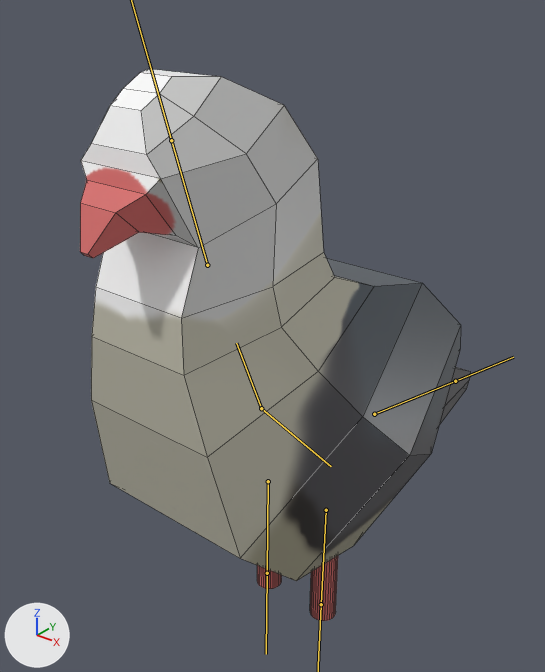
The FBX model Assets/Resources/fbx/pigeon.fbx, before and after one commit.
One viewpoint serves both versions: a 50 mm camera at (4.33, -5.95, 3.23) aimed at (-0.75, 0.4, -0.7). The axes (+X, +Y, +Z) are drawn at lower left. The lights are the same throughout. The bones that bend it are drawn over the model as lines. Mesh edges are drawn as thin lines.
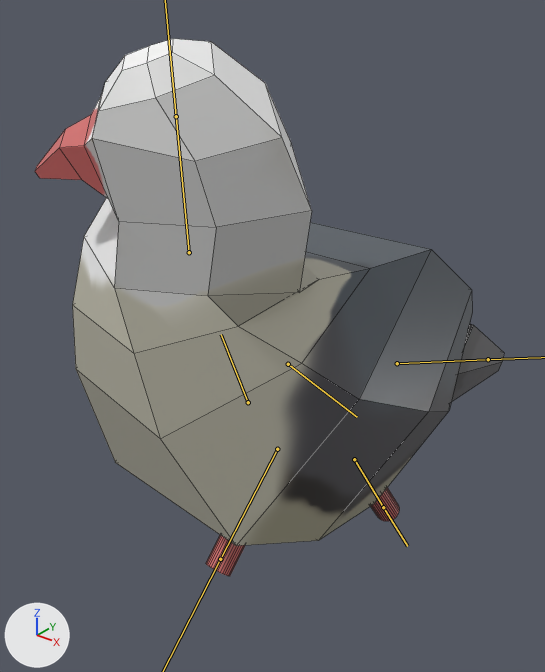
The newer file adds an action. The first version stands in its rest pose; the second is drawn at frame 13 of the action 'IdleMovingHead'.

What differs and where, as boxes [x1, y1, x2, y2] in the pictures (545 x 672 px):
'Cube', posed (20% wider)
    before: [80, 69, 470, 621]
    after: [35, 39, 504, 576]
bone 'torso', root to tip
    before: (261, 408) to (236, 343)
    after: (248, 402) to (221, 334)
bone 'head', root to tip
    before: (207, 265) to (171, 140)
    after: (189, 252) to (176, 116)
bone 'legKeeper', root to tip
    before: (261, 408) to (331, 466)
    after: (288, 364) to (357, 417)
bone 'tail', root to tip
    before: (374, 414) to (455, 381)
    after: (397, 363) to (488, 359)
bone 'leftLeg', root to tip
    before: (326, 510) to (321, 604)
    after: (354, 459) to (383, 507)
bone 'rightLeg', root to tip
    before: (268, 481) to (267, 573)
    after: (277, 449) to (220, 559)

The change, as a diff of the scene's bpy script:
```diff
--- a/Assets/Resources/fbx/pigeon.fbx.py
+++ b/Assets/Resources/fbx/pigeon.fbx.py
@@ bone_torso @@
 bone_torso = bpy.data.objects['Pigeon'].pose.bones['torso']
-bone_torso.location = (0.0, 0.0, 0.0)
+bone_torso.location = (0.004, 0.093, 0.052)
@@ bone_head @@
 bone_head = bpy.data.objects['Pigeon'].pose.bones['head']  # child of 'torso'
-bone_head.rotation_quaternion = (1.0, 0.0, 0.0, 0.0)  # degrees (0, 0, 0)
+bone_head.rotation_quaternion = (0.914, -0.081, -0.397, -0.026)  # degrees (-11, -47, 1)
@@ bone_legkeeper @@
 bone_legkeeper = bpy.data.objects['Pigeon'].pose.bones['legKeeper']  # child of 'torso'
-bone_legkeeper.location = (0.0, 0.0, 0.0)
-bone_legkeeper.rotation_quaternion = (1.0, 0.0, 0.0, 0.0)  # degrees (0, 0, 0)
+bone_legkeeper.location = (0.008, 0.11, 0.219)
+bone_legkeeper.rotation_quaternion = (0.999, 0.041, 0.001, 0.005)  # degrees (5, 0, 1)
@@ bone_tail @@
 bone_tail = bpy.data.objects['Pigeon'].pose.bones['tail']  # child of 'legKeeper'
-bone_tail.rotation_quaternion = (1.0, 0.0, 0.0, 0.0)  # degrees (0, 0, 0)
+bone_tail.rotation_quaternion = (0.994, -0.088, 0.016, -0.066)  # degrees (-10, 1, -8)
@@ bone_leftleg @@
 bone_leftleg = bpy.data.objects['Pigeon'].pose.bones['leftLeg']  # child of 'legKeeper'
-bone_leftleg.rotation_quaternion = (1.0, 0.0, 0.0, 0.0)  # degrees (0, 0, 0)
+bone_leftleg.rotation_quaternion = (0.966, 0.26, -0.002, -0.009)  # degrees (30, 0, -1)
@@ bone_rightleg @@
 bone_rightleg = bpy.data.objects['Pigeon'].pose.bones['rightLeg']  # child of 'legKeeper'
-bone_rightleg.location = (0.0, 0.0, 0.0)
-bone_rightleg.rotation_quaternion = (1.0, 0.0, 0.0, 0.0)  # degrees (0, 0, 0)
+bone_rightleg.location = (0.0, 0.0, -0.139)
+bone_rightleg.rotation_quaternion = (0.904, -0.427, 0.001, 0.001)  # degrees (-51, 0, 0)
```
